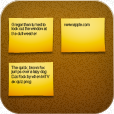
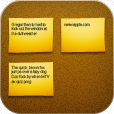
Layer changes from the first w=114, h=114 image to the second:
pixels changed over [0, 0, 114, 114] (layer not identified)
